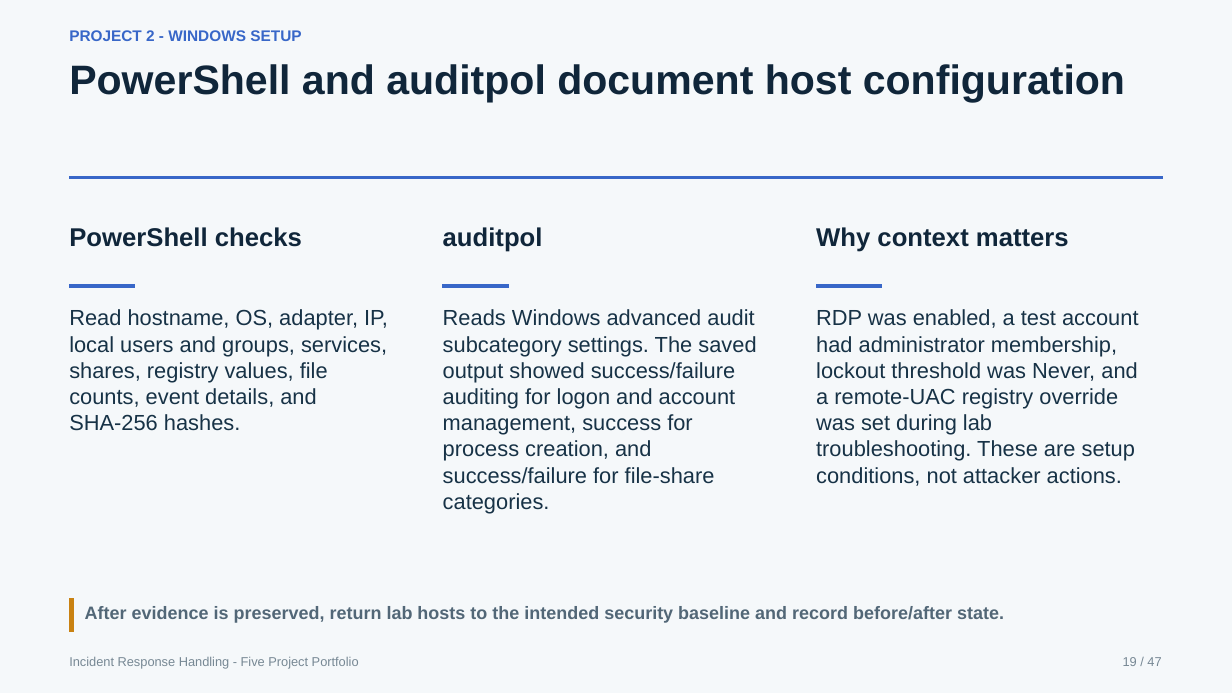
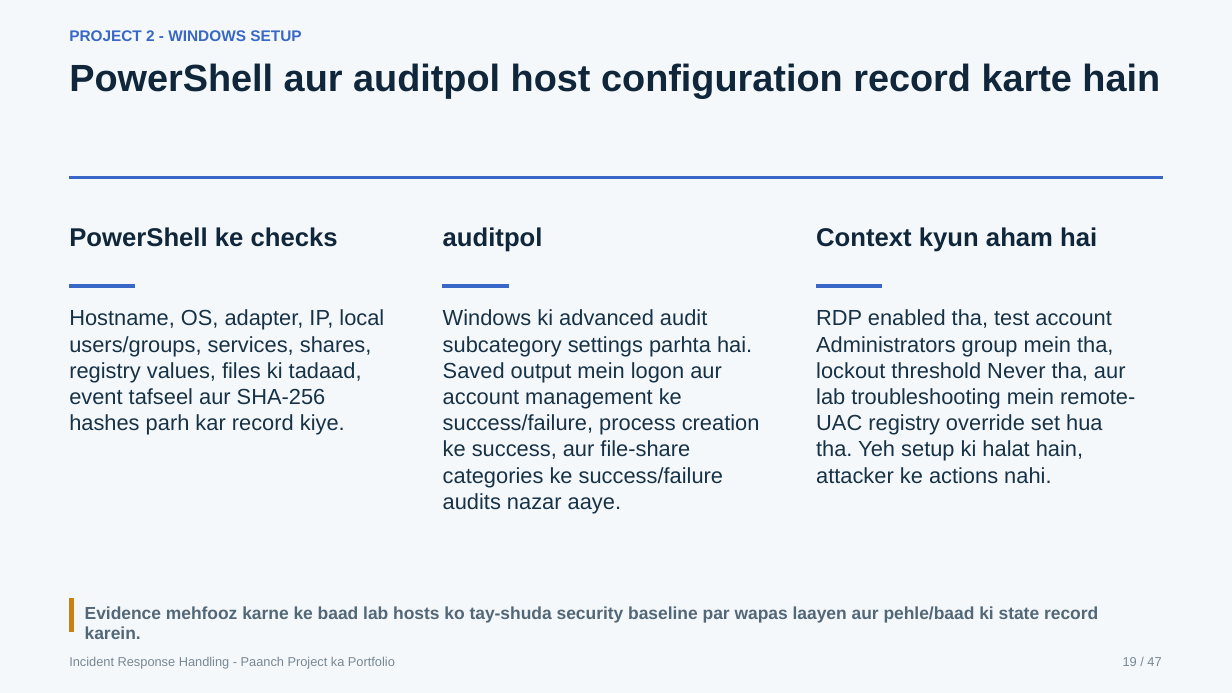
Before and after one commit to CyberBoy50/Cyber-Project-IR-Portfolio, a slide deck: slide 19 of presentation/Cyber_Project_Complete_IR_Training_Briefing.pptx. Drawn at 1232x693 pixels with LibreOffice and Linux fonts; fonts in the diff are those of the drawing. Boxes give left, top, right and bottom in pixels: in the first picture for what was removed or moved away, otherwise in the second. Text is boxed around its words. In the diff, an @@ line names an element or a change of style, - is before the commit and + after.

```diff
--- a/presentation/Cyber_Project_Complete_IR_Training_Briefing.pptx
+++ b/presentation/Cyber_Project_Complete_IR_Training_Briefing.pptx
@@ text at [69,63,1160,99]: text changed; size 32 to 29.6 pt @@
-PowerShell and auditpol document host configuration
+PowerShell aur auditpol host configuration record karte hain
@@ text at [69,227,338,247]: text changed @@
-PowerShell checks
+PowerShell ke checks
@@ text at [816,227,1097,252]: text changed @@
-Why context matters
+Context kyun aham hai
@@ text at [69,309,384,435]: text changed @@
-Read hostname, OS, adapter, IP, local users and groups, services, shares, registry values, file counts, event details, and SHA-256 hashes.
+Hostname, OS, adapter, IP, local users/groups, services, shares, registry values, files ki tadaad, event tafseel aur SHA-256 hashes parh kar record kiye.
@@ text at [443,309,760,514]: text changed @@
-Reads Windows advanced audit subcategory settings. The saved output showed success/failure auditing for logon and account management, success for process creation, and success/failure for file-share categories.
+Windows ki advanced audit subcategory settings parhta hai. Saved output mein logon aur account management ke success/failure, process creation ke success, aur file-share categories ke success/failure audits nazar aaye.
@@ text at [816,309,1135,484]: text changed @@
-RDP was enabled, a test account had administrator membership, lockout threshold was Never, and a remote-UAC registry override was set during lab troubleshooting. These are setup conditions, not attacker actions.
+RDP enabled tha, test account Administrators group mein tha, lockout threshold Never tha, aur lab troubleshooting mein remote-UAC registry override set hua tha. Yeh setup ki halat hain, attacker ke actions nahi.
@@ text at [85,606,1098,639]: text changed; size 14 to 13.6 pt @@
-After evidence is preserved, return lab hosts to the intended security baseline and record before/after state.
+Evidence mehfooz karne ke baad lab hosts ko tay-shuda security baseline par wapas laayen aur pehle/baad ki state record karein.
@@ text at [69,657,395,669]: text changed @@
-Incident Response Handling - Five Project Portfolio
+Incident Response Handling - Paanch Project ka Portfolio
```
Also in this commit, not shown: 46 other slides changed, 1 other file.
